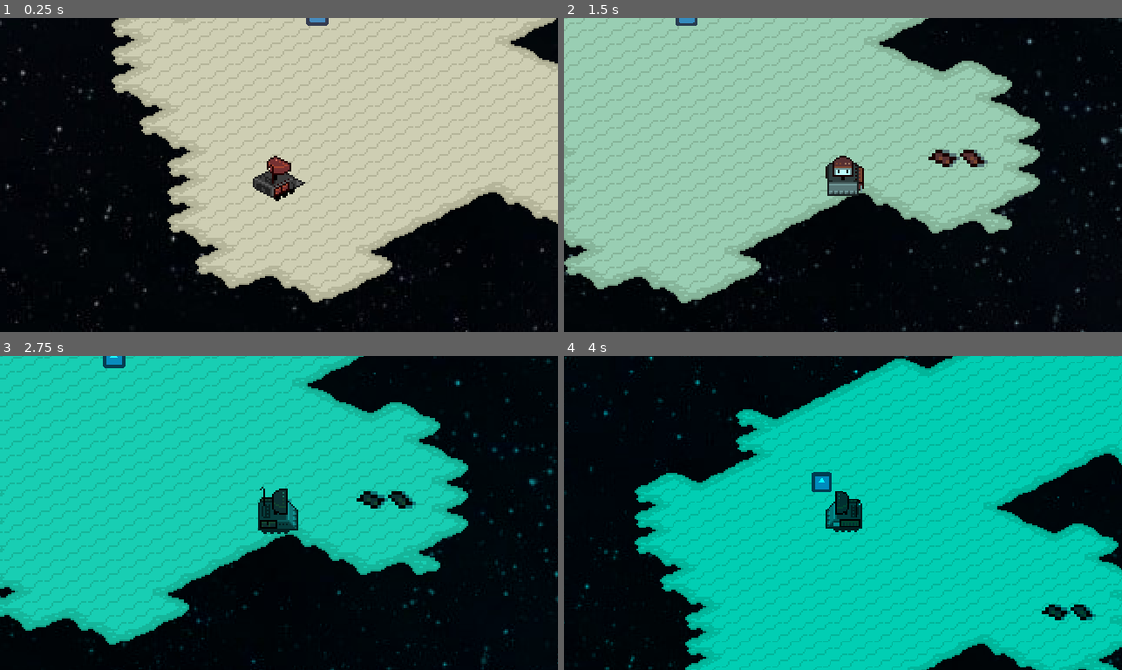
Above: before the commit, frames 1-4 (two rows, left to right).
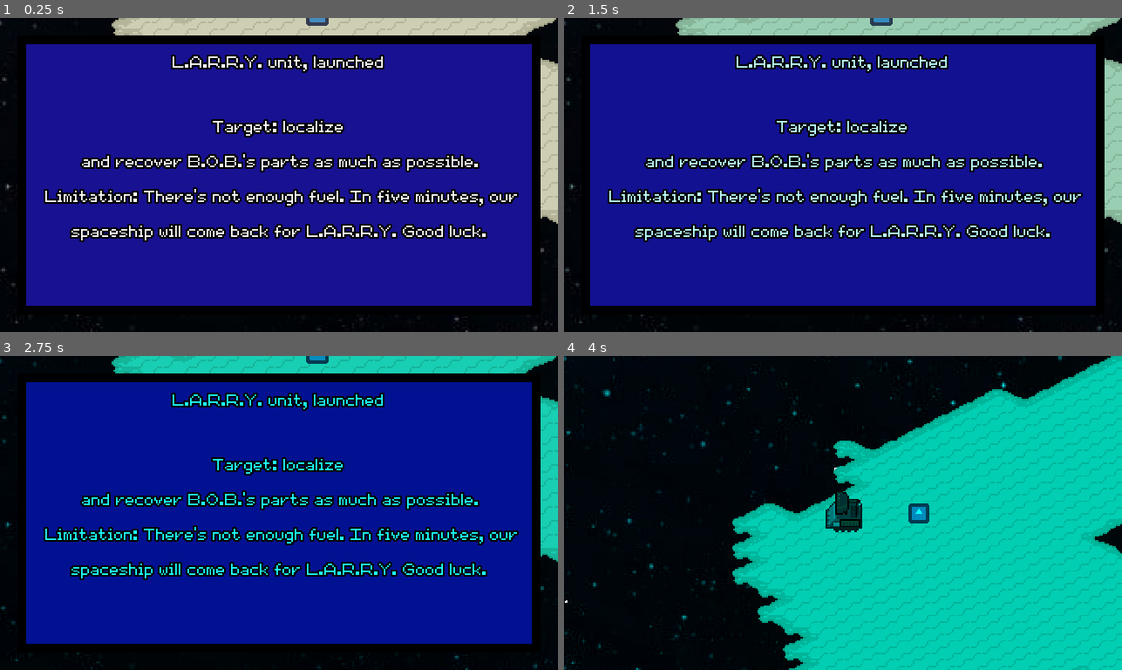
Above: after the commit, the same moments.

Repository: agustinoli/GodotWildJam49
Game: Godot game, scene res://Level/Level.tscn
Two runs of this game, one before a commit and one after it. Both use one fixed random seed, a clock stepped at 60 frames per second and the inputs below. This scene is started directly instead of the project's main scene. The engine's default icon, where the game draws it, is replaced by a stand-in: a white triangle on a blue panel in a dark square. Sound files missing from this copy of the repository are replaced by a short silence.
Inputs (mouse positions are in pixels of both pictures, inside the frame that each line leads up to):
- Up to frame 1 (0.25 s): no input
- Up to frame 2 (1.5 s): tap Enter (ui_accept) at 0.5 s; move the mouse to (965, 159) at 0.52 s; hold D (Right) 0.53-1.28 s; tap Mouse wheel up (zoom_in) at 0.6 s; tap Space (Jump) at 0.77 s; move the mouse to (731, 190) at 1.27 s; hold S (Down) from 1.28 s (still down); tap Mouse wheel down (zoom_out) at 1.35 s
- Up to frame 3 (2.75 s): tap Space (Jump) at 1.52 s; move the mouse to (334, 443) at 2.02 s; release S (Down) at 2.03 s; hold D (Right) from 2.03 s (still down); tap Backspace at 2.1 s
- Up to frame 4 (4 s): move the mouse to (815, 575) at 2.77 s; release D (Right) at 2.78 s; hold W (Up) 2.78-3.53 s; tap Keypad Enter at 2.85 s; tap Space (Jump) at 3.02, 3.77 s; move the mouse to (1010, 560) at 3.52 s; hold A (Left) from 3.53 s (still down); tap Mouse wheel up (zoom_in) at 3.6 s

The runs differ from the first frame. In frame 1, 76% of the frame differs, in the area x 3-97%, y 5-95%; in frame 2, 84%; in frame 3, 84%, in the area x 0-100%, y 0-100%; in frame 4, 42%.

Commit message:
Some intro improvements

Diff:
--- a/Log/Log.gd
+++ b/Log/Log.gd
@@ -7,7 +7,6 @@
 func _ready():
 	self.visible = false
 	timer = GlobalTimer.add_timeout(self, "dehold", 3, false, true)
-	find_node("Title").text = tr("LOG-TITLE")
 	find_node("Exit").text = ""
 
 
@@ -18,11 +17,21 @@
 		find_node("Exit").text = ""
 
 
+func init():
+	self.get_parent().log_active = true
+	hold = true
+	find_node("Message").text = tr("LOG-INIT")
+	find_node("Title").text = tr("LOG-INIT-TITLE")
+	self.visible = true
+	GlobalTimer.start_timeout(timer)
+
+
 func next():
 	self.get_parent().log_active = true
 	message_index += 1
 	hold = true
 	find_node("Message").text = tr(str("LOG-", message_index))
+	find_node("Title").text = tr("LOG-TITLE")
 	self.visible = true
 	GlobalTimer.start_timeout(timer)
 
--- a/Player/Player.gd
+++ b/Player/Player.gd
@@ -45,7 +45,7 @@
 
 
 func _ready():
-	pass
+	find_node("Log").init()
 
 
 func _process(_delta):
Not shown, changed: addons/GameTemplate/Localization/Localization.csv
